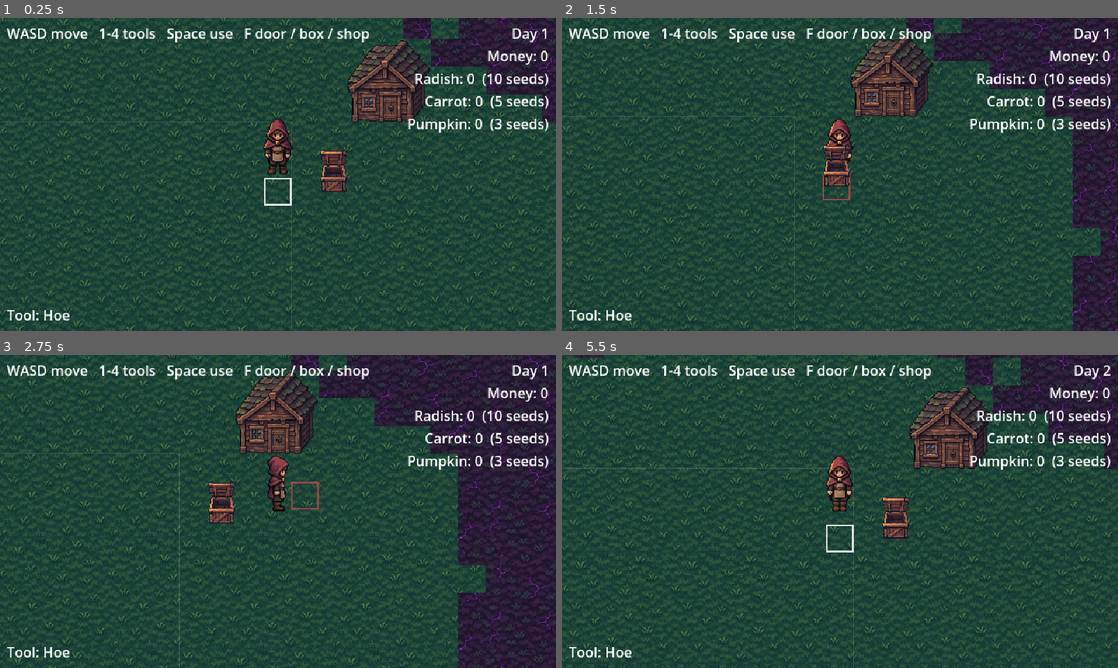
Above: before the commit, frames 1-4 (two rows, left to right).
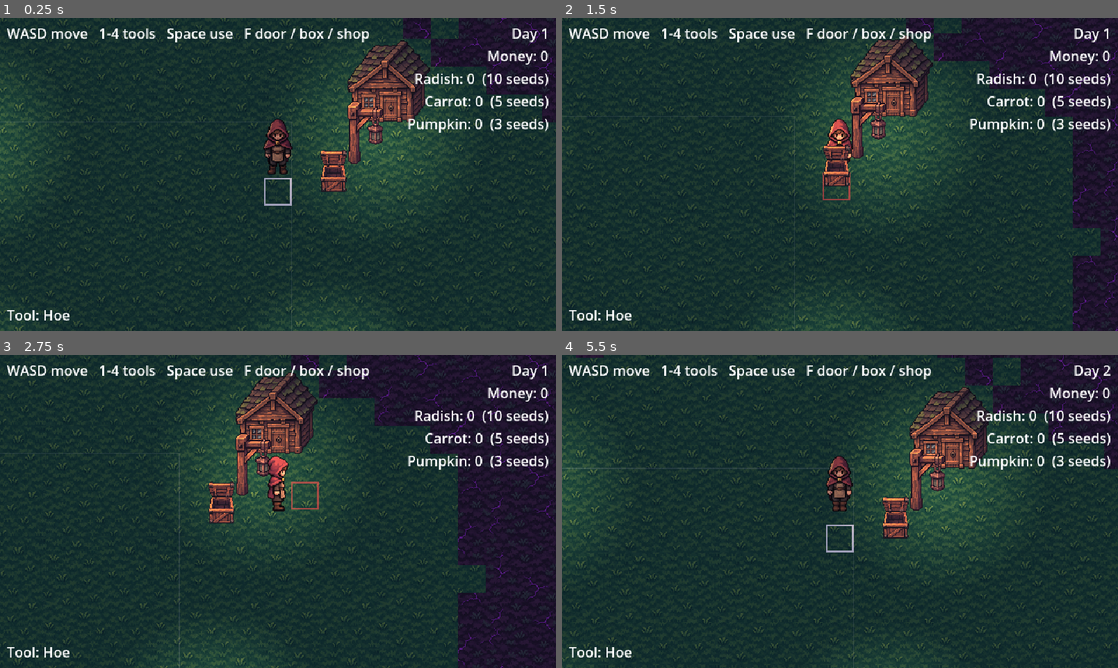
Above: after the commit, the same moments.

Repository: sudo0x/GameDevelopments
Game: Godot game, scene res://scenes/main/main.tscn
The game is run twice, just before and just after one commit, with the same random seed, the same clock (stepped at 60 frames per second) and the same inputs.
Inputs:
- Up to frame 1 (0.25 s): no input
- Up to frame 2 (1.5 s): tap Enter at 0.5 s; hold D (move_right) 0.53-1.28 s; hold F (interact) 0.53-1.28 s; hold S (move_down) from 1.28 s (still down); tap E (seed_next) at 1.35 s
- Up to frame 3 (2.75 s): tap Space (use_tool) at 2 s; release S (move_down) at 2.03 s; hold D (move_right) from 2.03 s (still down); hold Q (seed_prev) from 2.03 s (still down)
- Up to frame 4 (5.5 s): release D (move_right) at 2.78 s; release Q (seed_prev) at 2.78 s; hold W (move_up) 2.78-3.53 s; tap Space (use_tool) at 2.85 s; hold F (interact) 3.53-4.28 s; hold A (move_left) 3.53-5.03 s; tap E (seed_next) at 4.35 s; hold S (move_down) from 5.03 s (still down); hold Q (seed_prev) from 5.03 s (still down)

The runs differ from the first frame. In frame 1, 14% of the frame differs, in the area x 0-100%, y 0-100%; in frame 2, 14%; in frame 3, 12%; in frame 4, 14%.

Commit message:
Add Layer 1 step 9: mood lighting
A CanvasModulate darkens the world and four lantern posts add warm
PointLight2D glow. This completes Layer 1, so the README and docs now
show every step as done.

Co-Authored-By: Claude Opus 5.5 <noreply@anthropic.com>

Diff:
--- /dev/null
+++ b/scenes/farm/lantern_post.tscn
@@ -0,0 +1,33 @@
+[gd_scene format=3]
+
+[ext_resource type="Texture2D" path="res://assets/objects/lantern_post.png" id="1_texture"]
+
+[sub_resource type="RectangleShape2D" id="Shape_post"]
+size = Vector2(16, 8)
+
+[sub_resource type="Gradient" id="Gradient_glow"]
+offsets = PackedFloat32Array(0, 1)
+colors = PackedColorArray(1, 1, 1, 1, 1, 1, 1, 0)
+
+[sub_resource type="GradientTexture2D" id="Texture_glow"]
+gradient = SubResource("Gradient_glow")
+width = 256
+height = 256
+fill = 1
+fill_from = Vector2(0.5, 0.5)
+fill_to = Vector2(1, 0.5)
+
+[node name="LanternPost" type="StaticBody2D"]
+
+[node name="Shape" type="CollisionShape2D" parent="."]
+position = Vector2(0, -4)
+shape = SubResource("Shape_post")
+
+[node name="Sprite2D" type="Sprite2D" parent="."]
+texture = ExtResource("1_texture")
+offset = Vector2(13, -36)
+
+[node name="Light" type="PointLight2D" parent="."]
+position = Vector2(24, -32)
+color = Color(1, 0.72, 0.42, 1)
+texture = SubResource("Texture_glow")
--- a/scenes/main/main.tscn
+++ b/scenes/main/main.tscn
@@ -8,6 +8,7 @@
 [ext_resource type="Script" uid="uid://qchubhvhgjdn" path="res://scripts/ui/hud.gd" id="6_hud"]
 [ext_resource type="PackedScene" path="res://scenes/farm/shipping_box.tscn" id="box_scene"]
 [ext_resource type="PackedScene" path="res://scenes/farm/shop_stall.tscn" id="stall_scene"]
+[ext_resource type="PackedScene" path="res://scenes/farm/lantern_post.tscn" id="lantern_scene"]
 [ext_resource type="PackedScene" path="res://scenes/ui/shop_menu.tscn" id="shop_menu_scene"]
 [ext_resource type="PackedScene" path="res://scenes/farm/house.tscn" id="7_house"]
 
@@ -26,6 +27,9 @@
 [node name="Highlight" type="Node2D" parent="Farm" unique_id=787745376]
 script = ExtResource("3_highlight")
 
+[node name="Mood" type="CanvasModulate" parent="." unique_id=1918340275]
+color = Color(0.72, 0.7, 0.82, 1)
+
 [node name="World" type="Node2D" parent="." unique_id=538507869]
 y_sort_enabled = true
 
@@ -37,6 +41,18 @@
 
 [node name="ShopStall" parent="World" unique_id=1309958217 instance=ExtResource("stall_scene")]
 position = Vector2(352, 352)
+
+[node name="LanternDoor" parent="World" unique_id=1266094713 instance=ExtResource("lantern_scene")]
+position = Vector2(872, 336)
+
+[node name="LanternStall" parent="World" unique_id=1475520186 instance=ExtResource("lantern_scene")]
+position = Vector2(400, 344)
+
+[node name="LanternSouthWest" parent="World" unique_id=1039827441 instance=ExtResource("lantern_scene")]
+position = Vector2(400, 624)
+
+[node name="LanternSouthEast" parent="World" unique_id=1853360172 instance=ExtResource("lantern_scene")]
+position = Vector2(816, 624)
 
 [node name="Player" parent="World" unique_id=1599642464 instance=ExtResource("1_player")]
 position = Vector2(784, 348)
Binary file added: art_source/objects/lantern_post.png
Binary file added: assets/objects/lantern_post.png
Not shown, added: assets/objects/lantern_post.png.import
Not shown, changed: CLAUDE.md
Not shown, changed: docs/01_2026-11-03_layer-1-farming.md
Not shown, changed: docs/02_2026-11-03_art-prompts-layer-1.md
